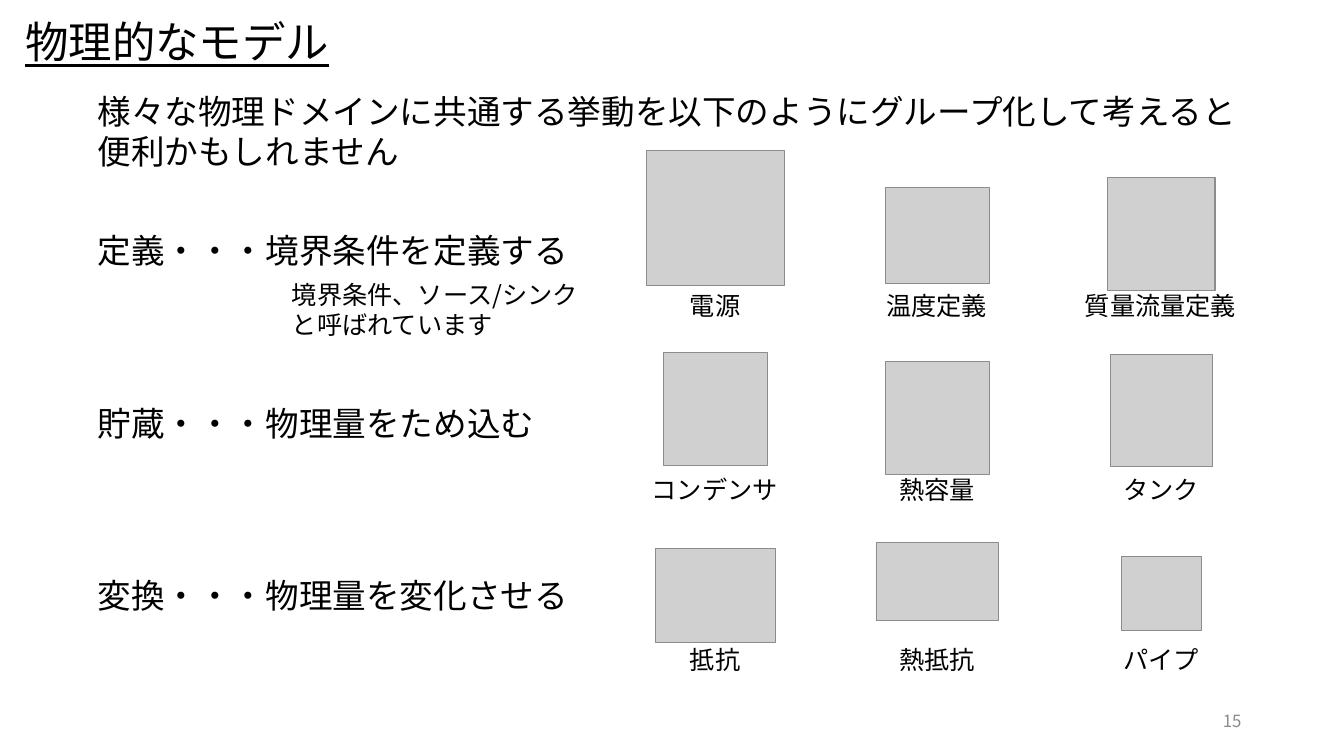
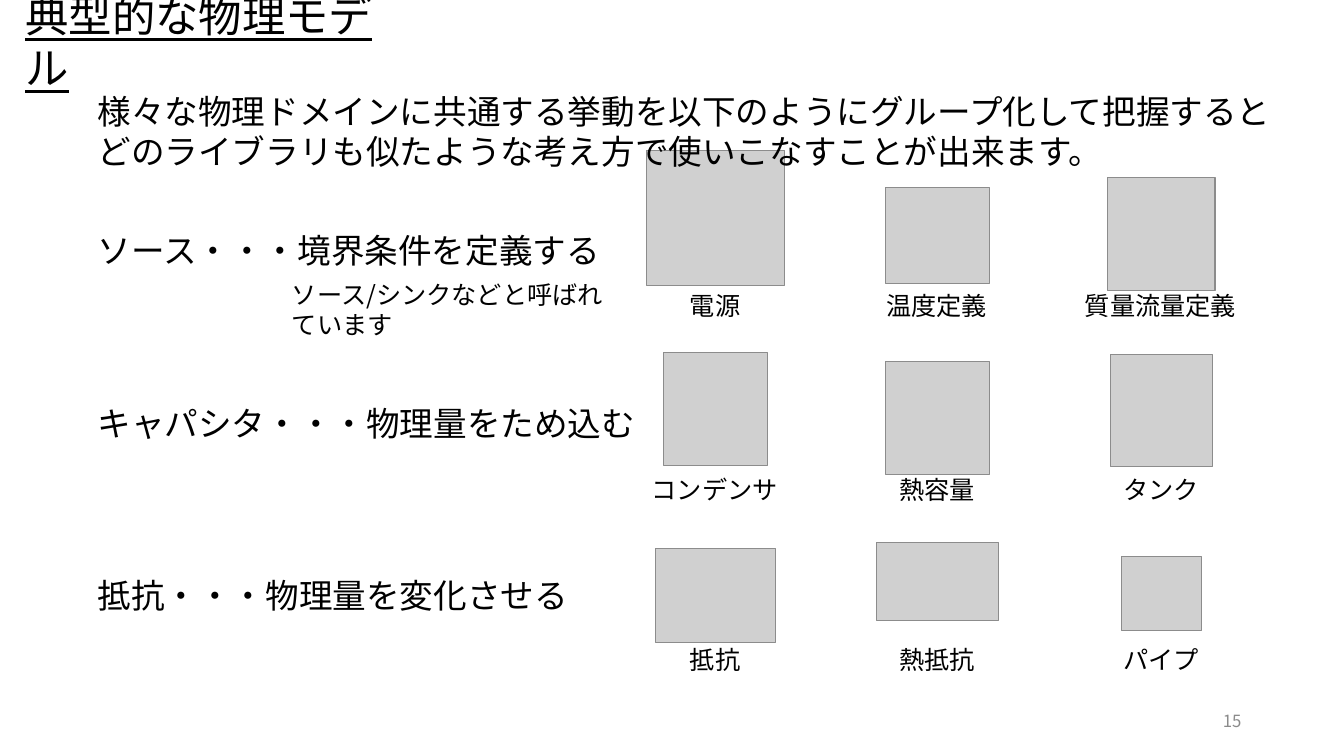
Before and after one commit to UedaShigenori/OpenModelica_Tutorials_Ja, a slide deck: slide 15 of Dev/7_PhysicsDomainModel/OpenModelica_Tutorials_7_PlantModel.pptx. Drawn at 1344x756 pixels with LibreOffice and Linux fonts; fonts in the diff are those of the drawing; grey boxes stand for pictures. Boxes give left, top, right and bottom in pixels: in the first picture for what was removed or moved away, otherwise in the second. Text is boxed around its words. In the diff, an @@ line names an element or a change of style, - is before the commit and + after.

Commit message:
プラントモデル修正

```diff
--- a/Dev/7_PhysicsDomainModel/OpenModelica_Tutorials_7_PlantModel.pptx
+++ b/Dev/7_PhysicsDomainModel/OpenModelica_Tutorials_7_PlantModel.pptx
@@ text at [25, 0, 372, 93]: text changed @@
-物理的なモデル
+典型的な物理モデル
@@ text at [98, 95, 1271, 174]: text changed @@
-様々な物理ドメインに共通する挙動を以下のようにグループ化して考えると便利かもしれません
+様々な物理ドメインに共通する挙動を以下のようにグループ化して把握するとどのライブラリも似たような考え方で使いこなすことが出来ます。
@@ text at [98, 234, 600, 266]: text changed @@
-定義・・・境界条件を定義する
+ソース・・・境界条件を定義する
@@ text at [292, 283, 603, 336]: text changed @@
-境界条件、ソース/シンクと呼ばれています
+ソース/シンクなどと呼ばれています
@@ text at [98, 407, 636, 439]: text changed @@
-貯蔵・・・物理量をため込む
+キャパシタ・・・物理量をため込む
@@ text at [98, 579, 568, 611]: text changed @@
-変換・・・物理量を変化させる
+抵抗・・・物理量を変化させる
```
Also in this commit, not shown: 11 other slides changed, 2 slides added.
